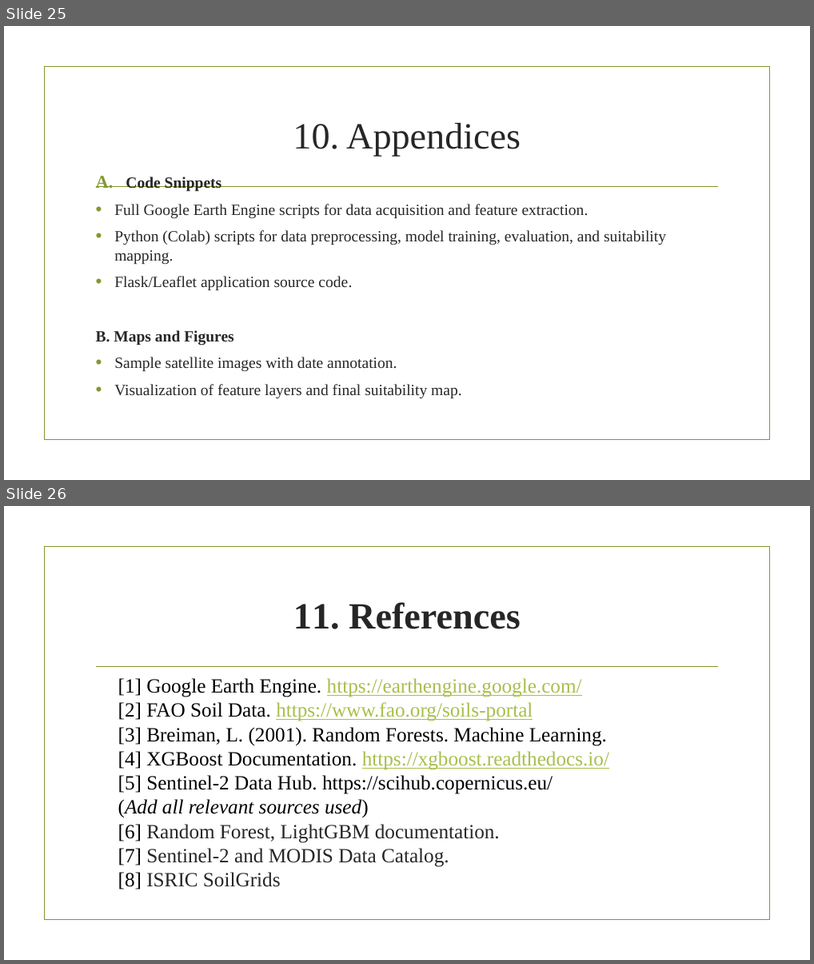
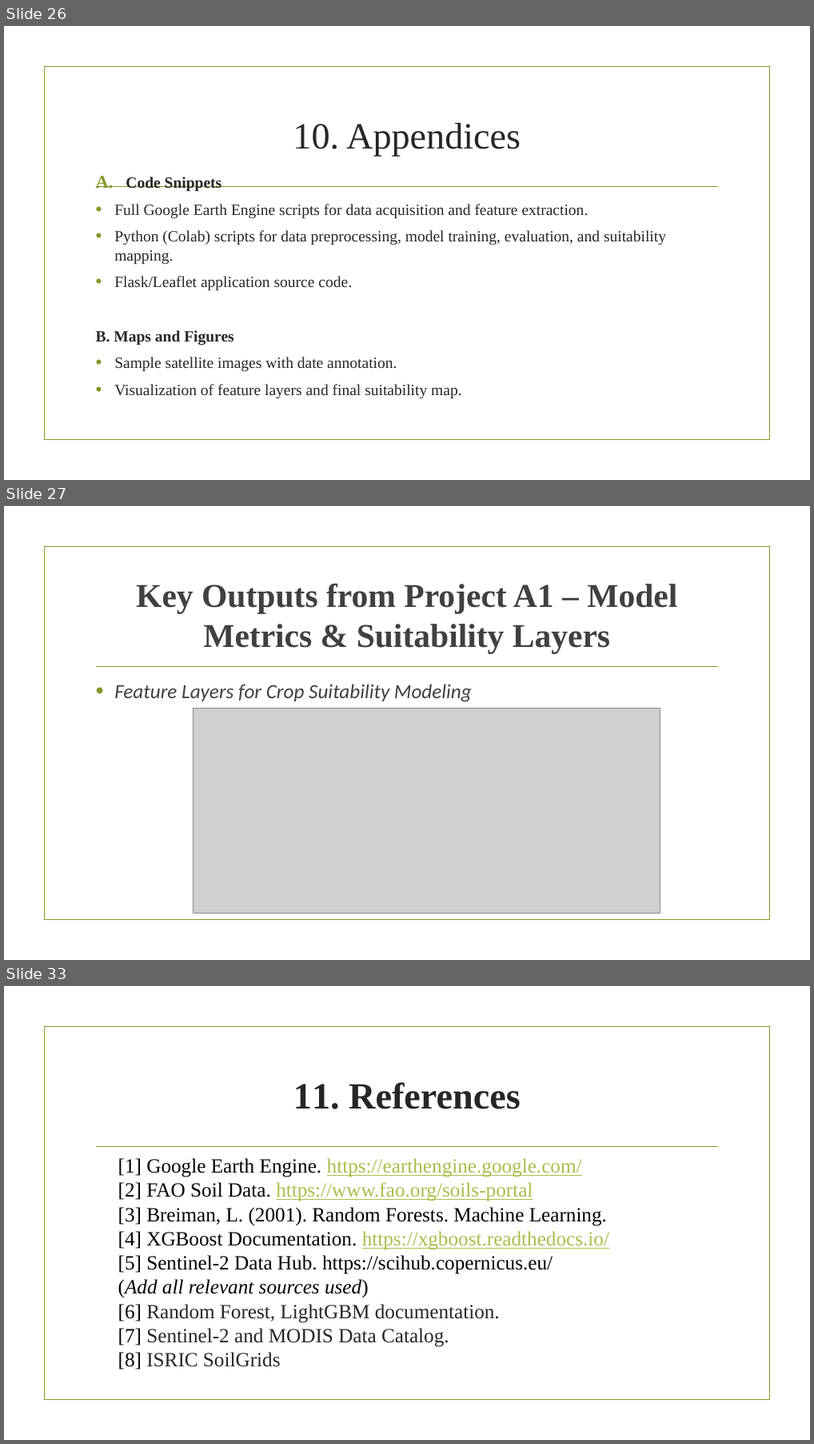
Before and after one commit to abdramanemhtali/GIS_Projects-For-Final-Exams, a slide deck: Projects For Final Exams/Final Project Report Advanced GIS-ML Based Crop Recommendation System for Sustainable.pptx. Shown one above the other, each under a label of ours: slides 25 and 26 before the commit, slides 26, 27 and 33 after it; the slides between them are not shown. The pictures are 814x964 and 814x1444 pixels, drawn with LibreOffice and Linux fonts; fonts in the diff are those of the drawing; grey boxes stand for pictures; background and template pictures are left out. Boxes give left, top, right and bottom in pixels: in the first picture for what was removed or moved away, otherwise in the second. Text is boxed around its words. In the diff, an @@ line names an element or a change of style, - is before the commit and + after.

Commit message:
Add final project PowerPoint presentation

```diff
--- a/Projects For Final Exams/Final Project Report Advanced GIS-ML Based Crop Recommendation System for Sustainable.pptx
+++ b/Projects For Final Exams/Final Project Report Advanced GIS-ML Based Crop Recommendation System for Sustainable.pptx
@@ slide 27 added at box(4, 506, 810, 960), background picture (left out); not listed: 2 template elements that a slide beside it also shows @@
@@ title added at box(136, 583, 678, 654), 39.6 pt, text #404040, bold @@
+Key Outputs from Project A1 – Model Metrics & Suitability Layers
@@ text added at box(114, 684, 472, 702), 24 pt, text #404040, italic @@
+• Feature Layers for Crop Suitability Modeling
@@ picture added at box(193, 708, 660, 912) @@
@@ what was slide 25 is now slide 26 @@
@@ what was slide 26 is now slide 33 @@
```
Also in this commit, not shown: 6 other slides added.
